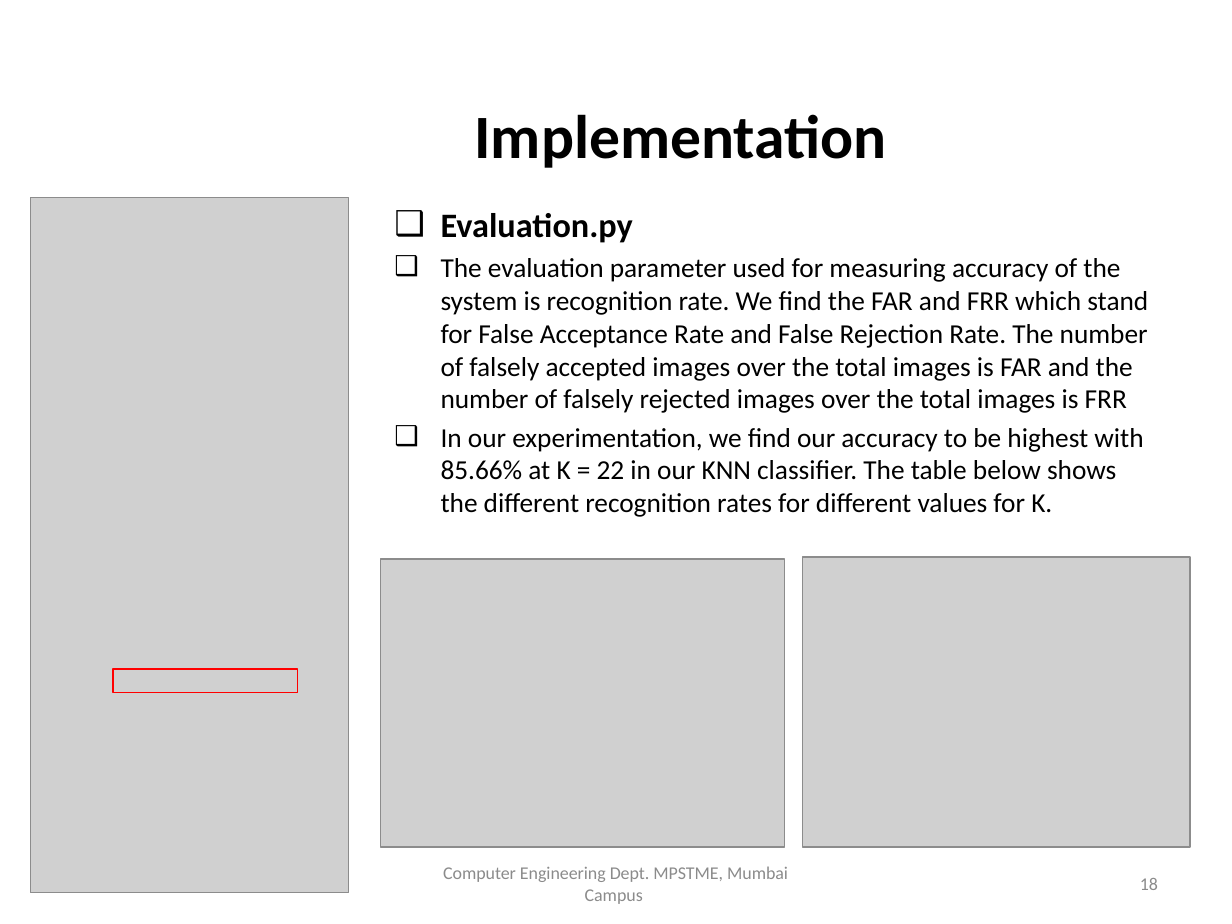
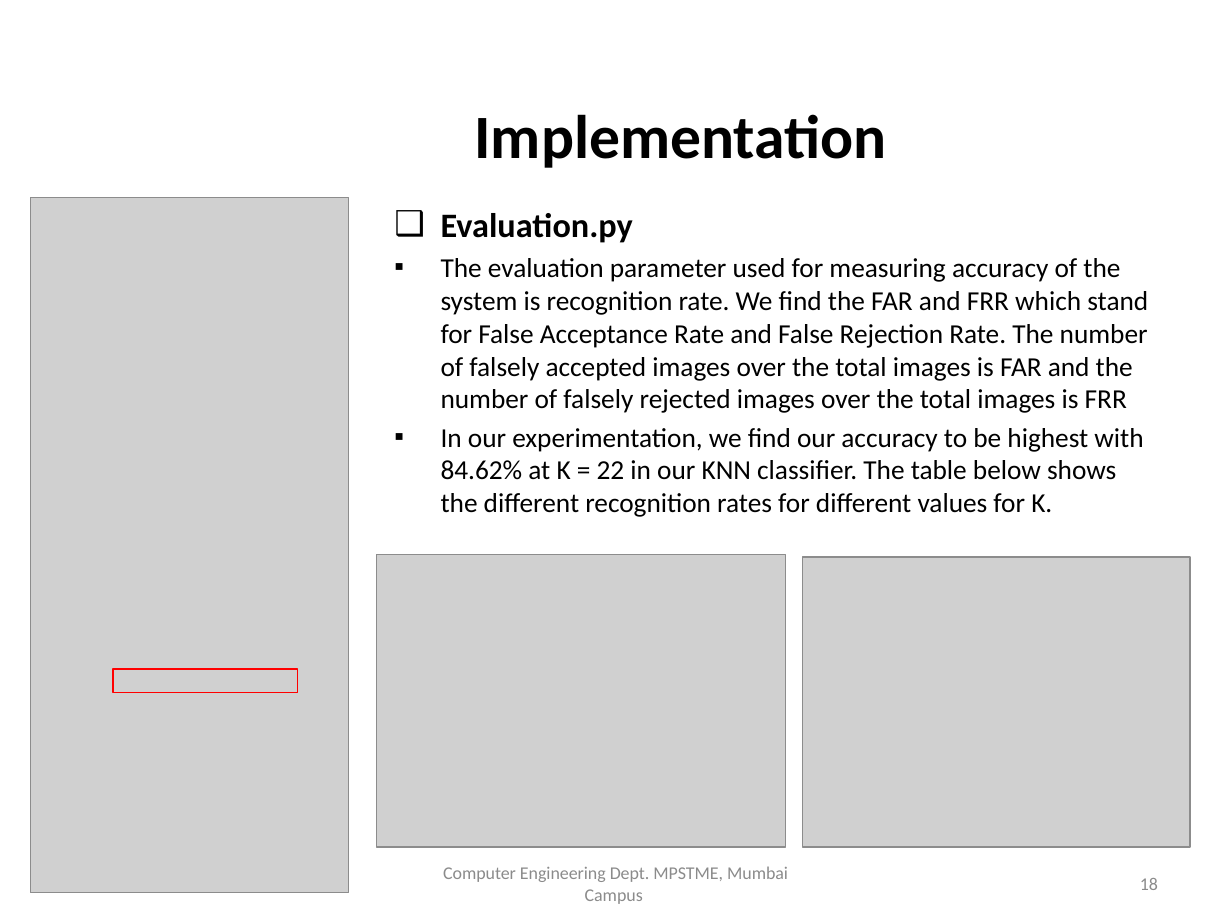
Before and after one commit to TeeeJaey/SignatureVerifier, a slide deck: slide 18 of PPT/B002_ProjectPPT.pptx. Drawn at 1232x924 pixels with LibreOffice and Linux fonts; fonts in the diff are those of the drawing; grey boxes stand for pictures; background and template pictures are left out. Boxes give left, top, right and bottom in pixels: in the first picture for what was removed or moved away, otherwise in the second. Text is boxed around its words. In the diff, an @@ line names an element or a change of style, - is before the commit and + after.

```diff
--- a/PPT/B002_ProjectPPT.pptx
+++ b/PPT/B002_ProjectPPT.pptx
@@ text at <box>441,428,1143,517</box>: text changed @@
-❑ In our experimentation, we find our accuracy to be highest with 85.66% at K = 22 in our KNN classifier. The table below shows the different recognition rates for different values for K.
+▪ In our experimentation, we find our accuracy to be highest with 84.62% at K = 22 in our KNN classifier. The table below shows the different recognition rates for different values for K.
@@ picture: place and size @@
-picture at <box>381,559,785,848</box>
+picture at <box>377,554,786,846</box>
```
Also in this commit, not shown: 25 other slides changed, 17 other files.
